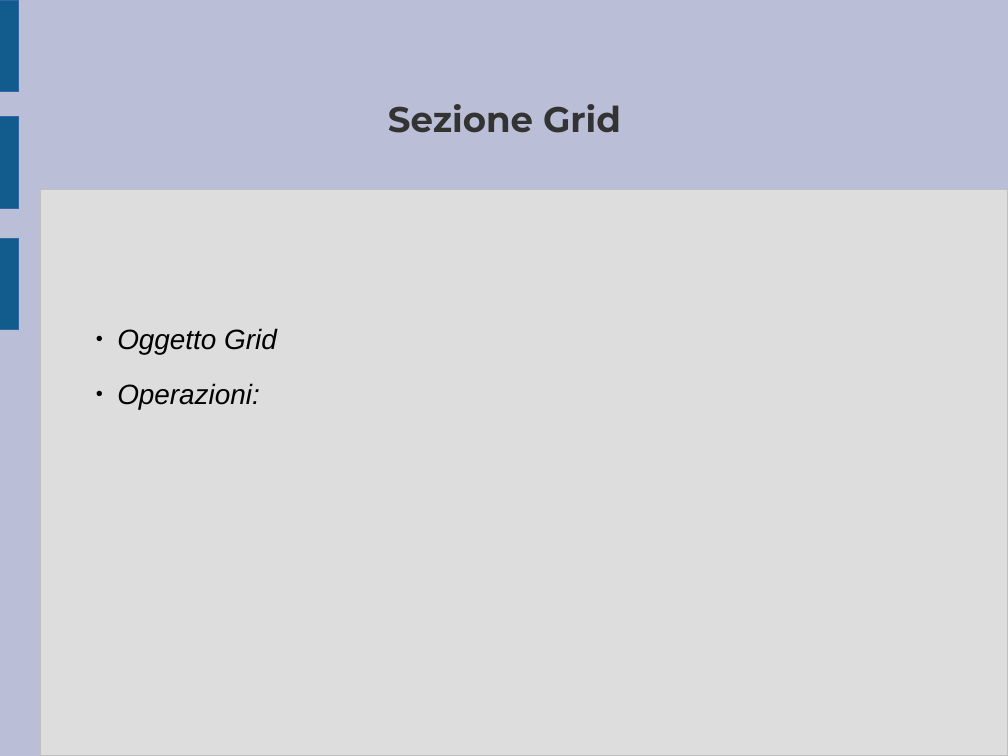
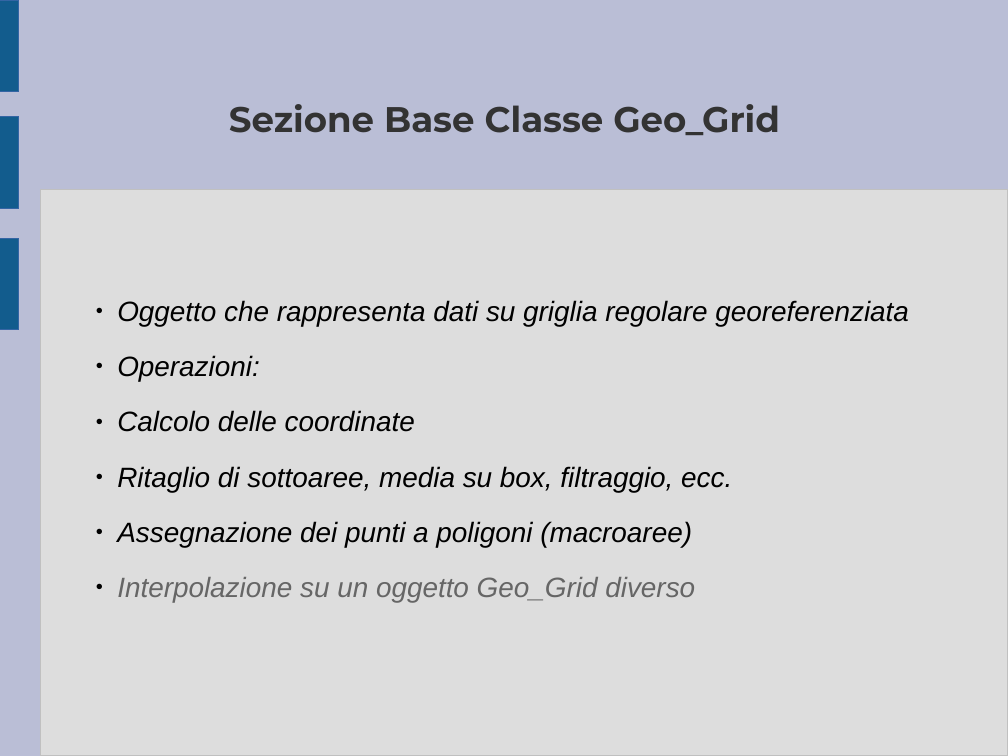
Before and after one commit to ARPA-SIMC/libsim, a slide deck: slide 6 of doc/breve_presentazione.odp. Drawn at 1008x756 pixels with LibreOffice and Linux fonts; fonts in the diff are those of the drawing. Boxes give left, top, right and bottom in pixels: in the first picture for what was removed or moved away, otherwise in the second. Text is boxed around its words. In the diff, an @@ line names an element or a change of style, - is before the commit and + after.

```diff
--- a/doc/breve_presentazione.odp
+++ b/doc/breve_presentazione.odp
@@ title at [229, 104, 780, 135]: text changed @@
-Sezione Grid
+Sezione Base Classe Geo_Grid
@@ subtitle at [117, 300, 909, 326]: text changed @@
-  ● Oggetto Grid
+  ● Oggetto che rappresenta dati su griglia regolare georeferenziata
@@ subtitle at [117, 410, 732, 602]: paragraphs added @@
+  ● Calcolo delle coordinate
+  ● Ritaglio di sottoaree, media su box, filtraggio, ecc.
+  ● Assegnazione dei punti a poligoni (macroaree)
+  ● Interpolazione su un oggetto Geo_Grid diverso
```
Also in this commit, not shown: 7 other slides changed.
